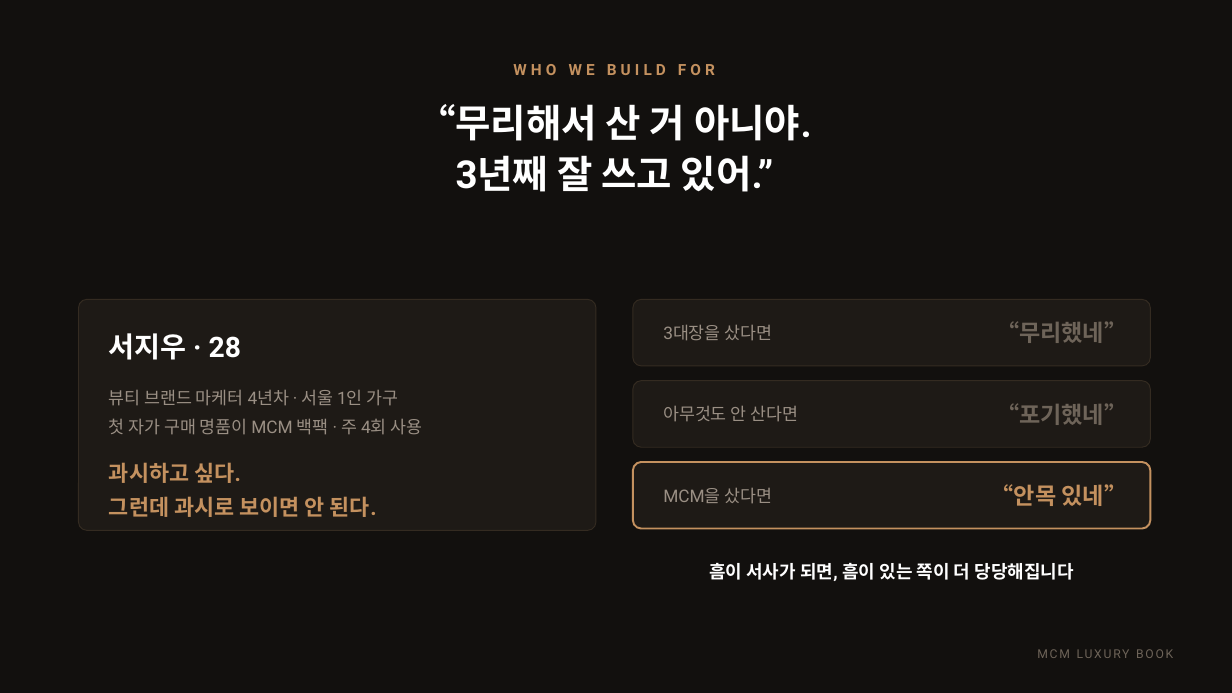
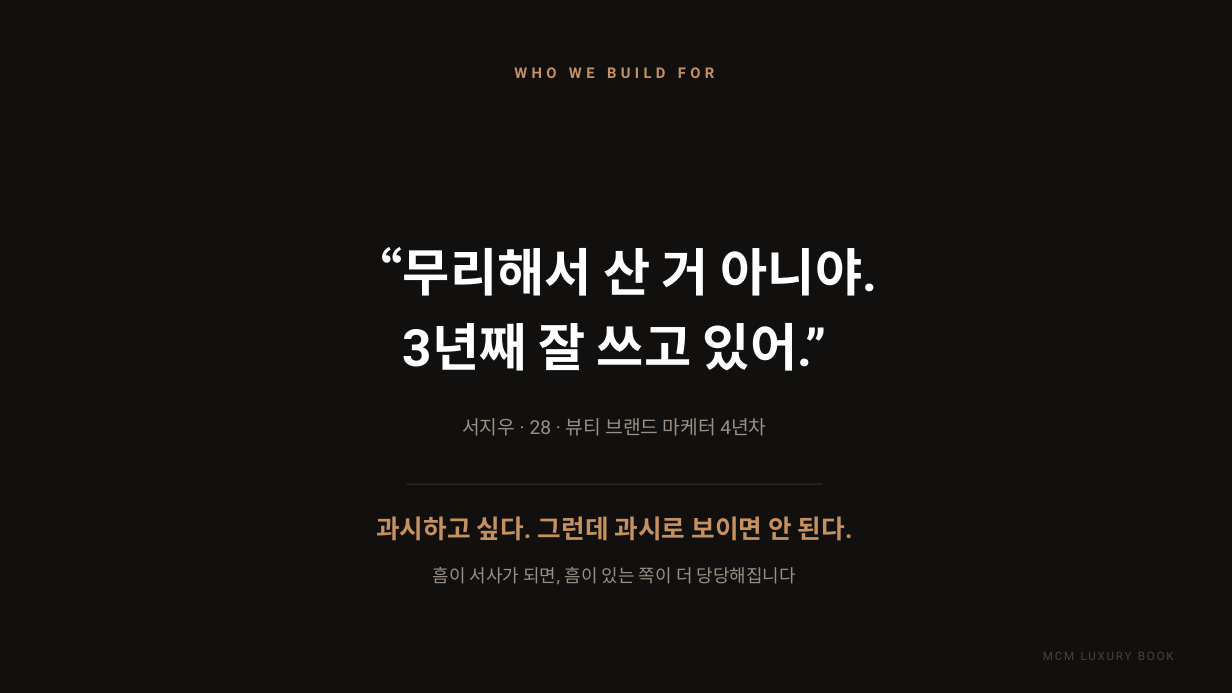
Before and after one commit to elominatedCloud/likeGonzi, a slide deck: slide 15 of docs/ir/MCM_Luxury_Book_IR.pptx (slide 9 before the commit). Drawn at 1232x693 pixels with LibreOffice and Linux fonts; fonts in the diff are those of the drawing; background and template pictures are left out. Boxes give left, top, right and bottom in pixels: in the first picture for what was removed or moved away, otherwise in the second. Text is boxed around its words. In the diff, an @@ line names an element or a change of style, - is before the commit and + after.

```diff
--- a/docs/ir/MCM_Luxury_Book_IR.pptx
+++ b/docs/ir/MCM_Luxury_Book_IR.pptx
@@ text "WHO WE BUILD FOR" at [514, 67, 714, 78]: size 12 to 11.5 pt, letter spacing 3.2 to 3.4 pt @@
@@ text "“무리해서 산 거 아니야.": place and size @@
-text "“무리해서 산 거 아니야." at [417, 104, 812, 192]
+text "“무리해서 산 거 아니야." at [352, 247, 877, 371]
@@ text "“무리해서 산 거 아니야." at [352, 247, 877, 371]: size 30 to 40 pt; line spacing 39.6pt to 58pt; vertical alignment top to middle @@
@@ rounded rectangle removed at [79, 299, 596, 531] @@
@@ rounded rectangle removed at [633, 299, 1151, 366] @@
@@ text removed at [663, 325, 772, 341] @@
-3대장을 샀다면
@@ text removed at [996, 321, 1127, 343] @@
-“무리했네”
@@ text removed at [109, 333, 241, 360] @@
-서지우 · 28
@@ rounded rectangle removed at [633, 381, 1151, 447] @@
@@ text removed at [109, 390, 422, 435] @@
-뷰티 브랜드 마케터 4년차 · 서울 1인 가구
-첫 자가 구매 명품이 MCM 백팩 · 주 4회 사용
@@ text added at [462, 418, 766, 436], 15 pt, text #9A8F84 @@
+서지우 · 28 · 뷰티 브랜드 마케터 4년차
@@ text removed at [663, 406, 798, 422] @@
-아무것도 안 산다면
@@ text removed at [996, 403, 1127, 425] @@
-“포기했네”
@@ rounded rectangle removed at [633, 462, 1151, 529] @@
@@ line added from (407, 484) to (823, 484), #3A3025 0.75 pt @@
@@ text removed at [663, 488, 772, 504] @@
-MCM을 샀다면
@@ text removed at [991, 484, 1128, 506] @@
-“안목 있네”
@@ text at [376, 516, 853, 541]: text changed; size 17 to 20 pt @@
-과시하고 싶다.
-그런데 과시로 보이면 안 된다.
+과시하고 싶다. 그런데 과시로 보이면 안 된다.
@@ text "흠이 서사가 되면, 흠이 있는 ...": place and size @@
-text "흠이 서사가 되면, 흠이 있는 ..." at [709, 563, 1073, 581]
+text "흠이 서사가 되면, 흠이 있는 ..." at [433, 567, 796, 585]
@@ text "흠이 서사가 되면, 흠이 있는 ..." at [433, 567, 796, 585]: text colour #FFFFFF to #9A8F84, bold off @@
@@ text "MCM LUXURY BOOK" at [1043, 652, 1174, 660]: size 9.5 to 9 pt, text colour #6E6459 to #4A423A @@
```
Also in this commit, not shown: 20 other slides changed, 11 slides added, 1 slide removed, 3 other files.
